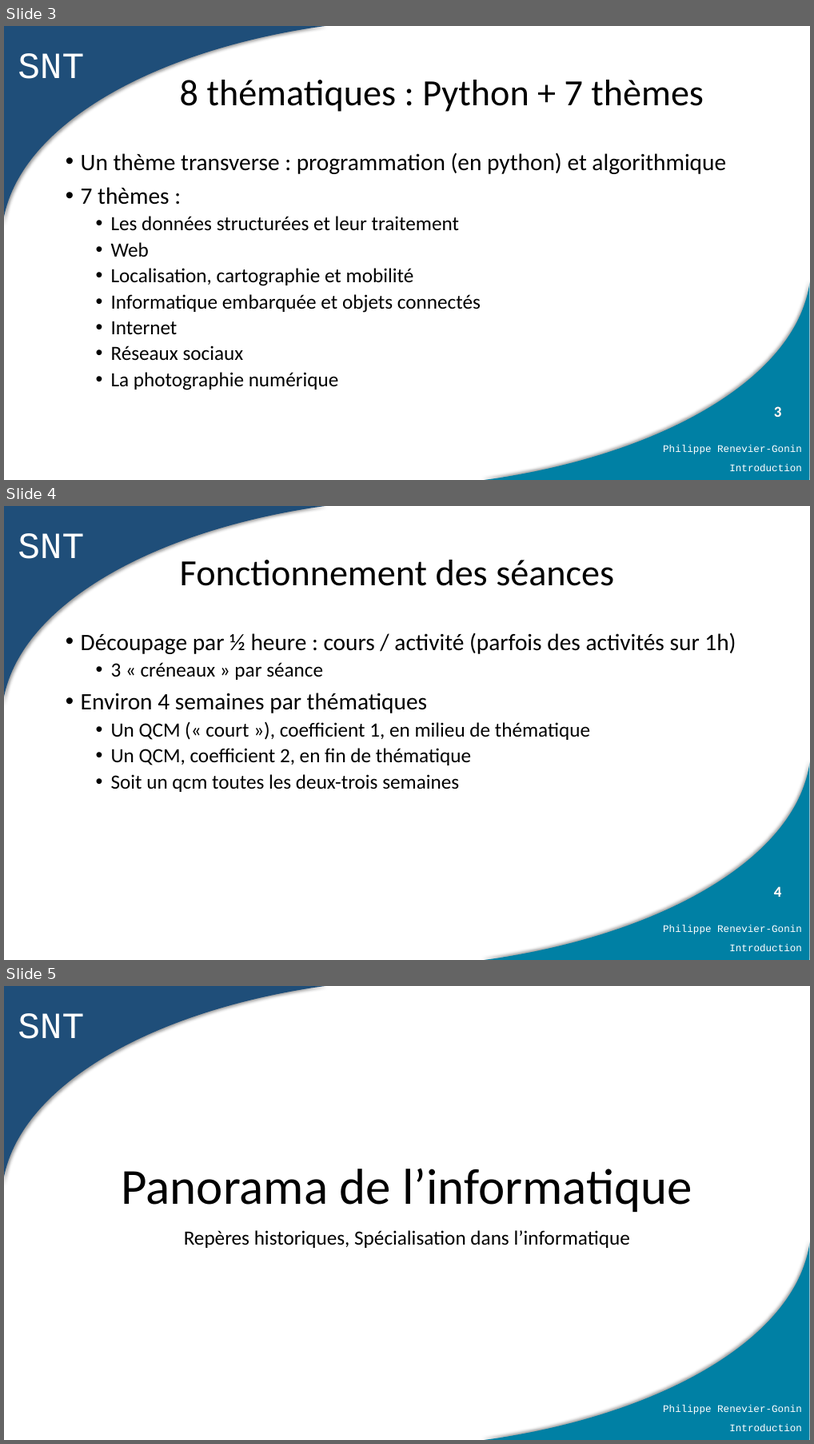
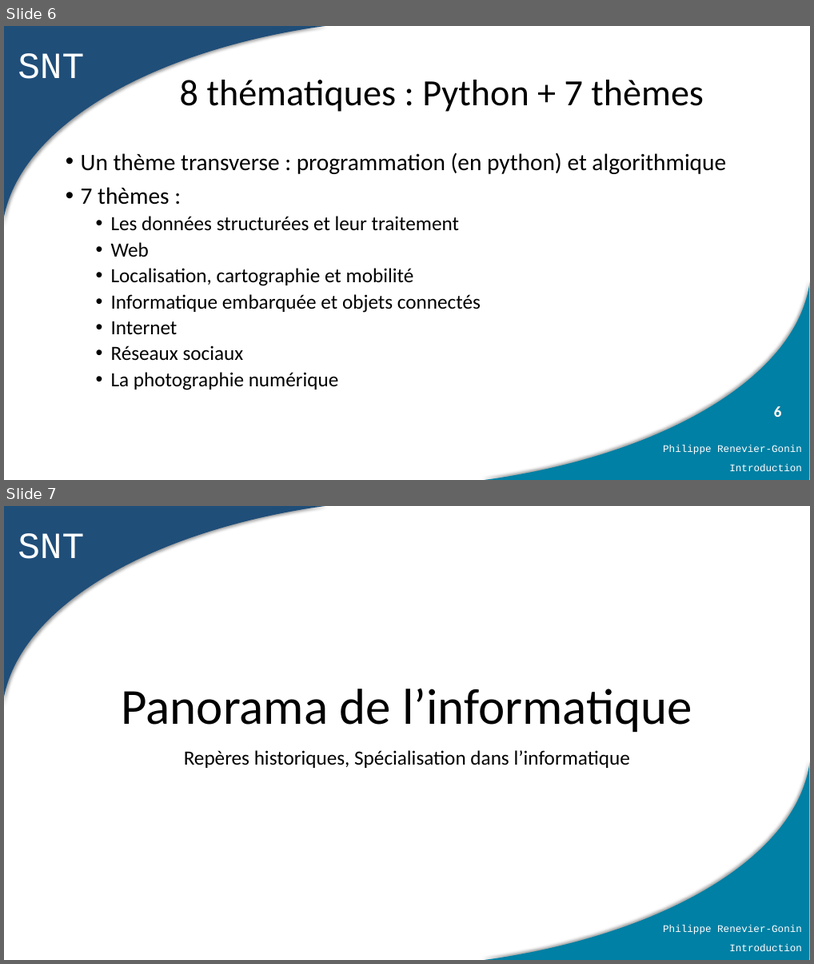
Before and after one commit to PhilippeRenevierGonin/snt, a slide deck: 01_python/cours/01_introduction générale.pptx. Shown one above the other, each under a label of ours: slides 3, 4 and 5 before the commit, slides 6 and 7 after it. The pictures are 814x1444 and 814x964 pixels, drawn with LibreOffice and Linux fonts; fonts in the diff are those of the drawing. Boxes give left, top, right and bottom in pixels: in the first picture for what was removed or moved away, otherwise in the second. Text is boxed around its words. In the diff, an @@ line names an element or a change of style, - is before the commit and + after.

```diff
--- a/01_python/cours/01_introduction générale.pptx
+++ b/01_python/cours/01_introduction générale.pptx
@@ slide 4 removed at (x1=4, y1=506, x2=810, y2=960), background #FFFFFF; not listed: 7 template elements that a slide beside it also shows @@
@@ title removed at (x1=180, y1=560, x2=614, y2=586) @@
-Fonctionnement des séances
@@ text removed at (x1=81, y1=632, x2=736, y2=792) @@
-• Découpage par ½ heure : cours / activité (parfois des activités sur 1h)
-  • 3 « créneaux » par séance
-• Environ 4 semaines par thématiques
-  • Un QCM (« court »), coefficient 1, en milieu de thématique
-  • Un QCM, coefficient 2, en fin de thématique
-  • Soit un qcm toutes les deux-trois semaines
@@ what was slide 3 is now slide 6 @@
@@ page number at (x1=762, y1=387, x2=810, y2=434): text changed @@
-3
+6
@@ page number at (x1=774, y1=406, x2=782, y2=417): text changed @@
-3
+6
@@ what was slide 5 is now slide 7 @@
```
Also in this commit, not shown: 2 slides changed, 3 slides added, 16 other files.
